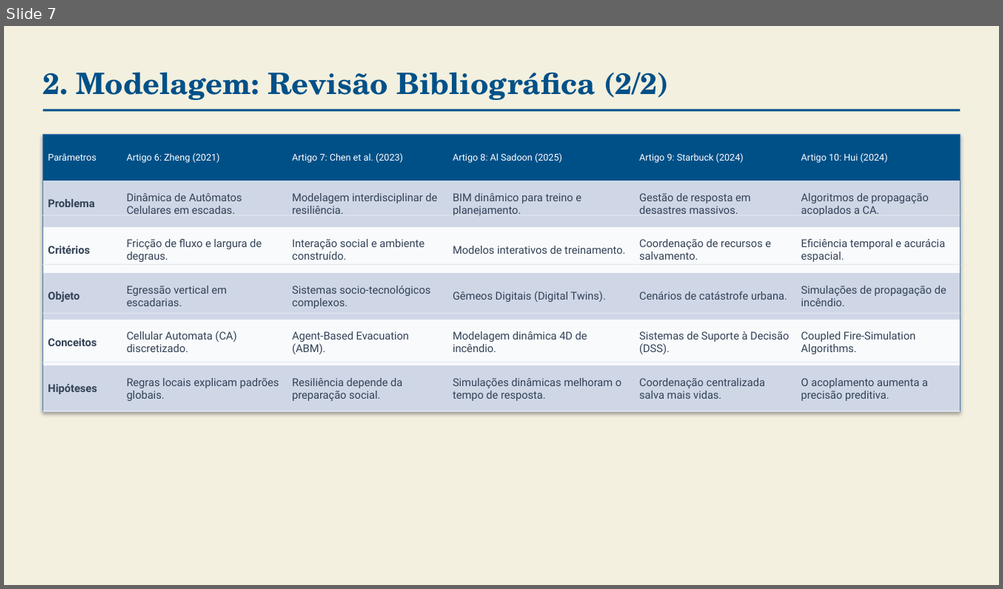
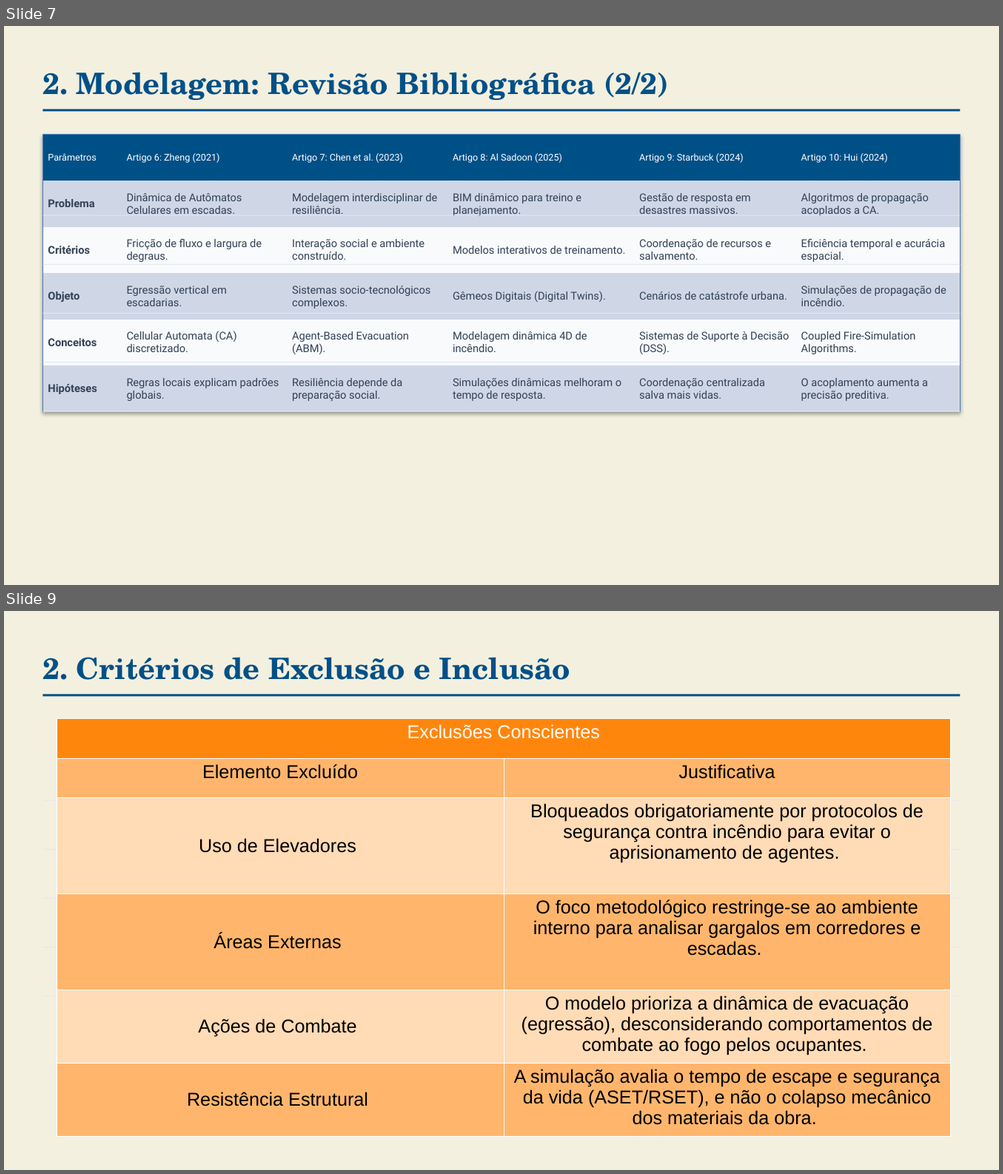
Before and after one commit to mattedi/Simulacao-2026, a slide deck: GustavoHProbst_FelipeBehling/Template_Seminario_Grupo_Gustavo_Revisado_1.pptx. Shown one above the other, each under a label of ours: slide 7 before the commit, slides 7 and 9 after it; the slides between them are not shown. The pictures are 1003x589 and 1003x1174 pixels, drawn with LibreOffice and Linux fonts; fonts in the diff are those of the drawing; background and template pictures are left out. Boxes give left, top, right and bottom in pixels: in the first picture for what was removed or moved away, otherwise in the second. Text is boxed around its words. In the diff, an @@ line names an element or a change of style, - is before the commit and + after.

```diff
--- a/GustavoHProbst_FelipeBehling/Template_Seminario_Grupo_Gustavo_Revisado_1.pptx
+++ b/GustavoHProbst_FelipeBehling/Template_Seminario_Grupo_Gustavo_Revisado_1.pptx
@@ slide 9 added at [4, 611, 999, 1170], background picture (left out) @@
@@ text added at [43, 657, 570, 680], 28.5 pt, text #005088, bold @@
+2. Critérios de Exclusão e Inclusão
@@ rectangle added at [42, 694, 960, 696], fill #005088 @@
@@ table added at [57, 719, 950, 1128], 6 rows, 2 columns @@
+Exclusões Conscientes | 
+Elemento Excluído | Justificativa
+Uso de Elevadores | Bloqueados obrigatoriamente por protocolos de segurança contra incêndio para evitar o aprisionamento de agentes.
+Áreas Externas | O foco metodológico restringe-se ao ambiente interno para analisar gargalos em corredores e escadas.
+Ações de Combate | O modelo prioriza a dinâmica de evacuação (egressão), desconsiderando comportamentos de combate ao fogo pelos ocupantes.
+Resistência Estrutural | A simulação avalia o tempo de escape e segurança da vida (ASET/RSET), e não o colapso mecânico dos materiais da obra.
@@ rectangle added at [42, 800, 121, 801], fill #E2E8F0 @@
@@ rectangle added at [121, 800, 287, 801], fill #E2E8F0 @@
@@ rectangle added at [287, 800, 447, 801], fill #E2E8F0 @@
@@ rectangle added at [447, 800, 634, 801], fill #E2E8F0 @@
@@ rectangle added at [634, 800, 797, 801], fill #E2E8F0 @@
@@ rectangle added at [796, 800, 960, 801], fill #E2E8F0 @@
@@ rectangle added at [42, 849, 121, 850], fill #E2E8F0 @@
@@ rectangle added at [121, 849, 287, 850], fill #E2E8F0 @@
@@ rectangle added at [287, 849, 447, 850], fill #E2E8F0 @@
@@ rectangle added at [447, 849, 634, 850], fill #E2E8F0 @@
@@ rectangle added at [634, 849, 797, 850], fill #E2E8F0 @@
@@ rectangle added at [796, 849, 960, 850], fill #E2E8F0 @@
@@ rectangle added at [42, 898, 121, 899], fill #E2E8F0 @@
@@ rectangle added at [121, 898, 287, 899], fill #E2E8F0 @@
@@ rectangle added at [287, 898, 447, 899], fill #E2E8F0 @@
@@ rectangle added at [447, 898, 634, 899], fill #E2E8F0 @@
@@ rectangle added at [634, 898, 797, 899], fill #E2E8F0 @@
@@ rectangle added at [796, 898, 960, 899], fill #E2E8F0 @@
@@ rectangle added at [42, 948, 121, 948], fill #E2E8F0 @@
@@ rectangle added at [121, 948, 287, 948], fill #E2E8F0 @@
@@ rectangle added at [287, 948, 447, 948], fill #E2E8F0 @@
@@ rectangle added at [447, 948, 634, 948], fill #E2E8F0 @@
@@ rectangle added at [634, 948, 797, 948], fill #E2E8F0 @@
@@ rectangle added at [796, 948, 960, 948], fill #E2E8F0 @@
@@ rectangle added at [42, 996, 121, 997], fill #E2E8F0 @@
@@ rectangle added at [121, 996, 287, 997], fill #E2E8F0 @@
@@ rectangle added at [287, 996, 447, 997], fill #E2E8F0 @@
@@ rectangle added at [447, 996, 634, 997], fill #E2E8F0 @@
@@ rectangle added at [634, 996, 797, 997], fill #E2E8F0 @@
@@ rectangle added at [796, 996, 960, 997], fill #E2E8F0 @@
```
Also in this commit, not shown: 11 slides changed, 1 other slide added.
